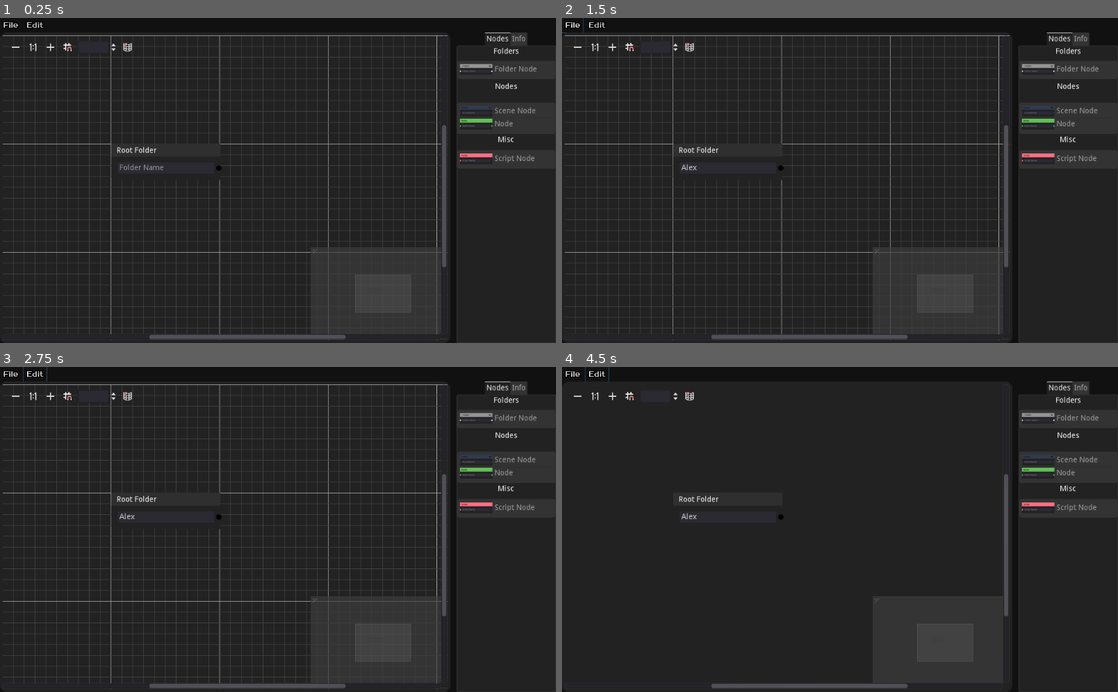
Above: before the commit, frames 1-4 (two rows, left to right).
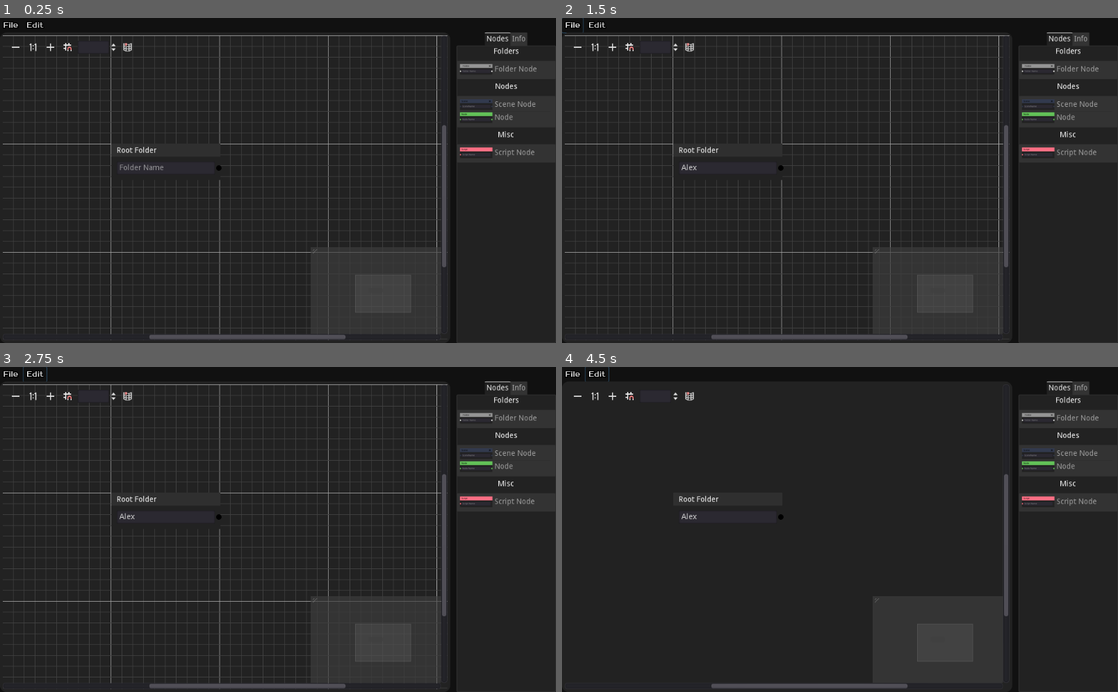
Above: after the commit, the same moments.

Repository: Mercadud/Godot-Project-Planner-Exporter
Game: Godot game, scene res://Scenes/Pages/Main Page.tscn
Two runs of this game, one before a commit and one after it. Both use one fixed random seed, a clock stepped at 60 frames per second and the inputs below.
Inputs (mouse positions are in pixels of both pictures, inside the frame that each line leads up to):
- Up to frame 1 (0.25 s): no input
- Up to frame 2 (1.5 s): click (728, 167) at 0.52 s; type "Alex" at 0.6 s; click "File" at 1.25 s
- Up to frame 3 (2.75 s): click "Edit" at 2 s
- Up to frame 4 (4.5 s): click (578, 396) at 2.75 s; click (612, 396) at 3.5 s; click (628, 396) at 4.25 s

The runs differ from the first frame. In frame 1, 0.8% of the frame differs, in the area x 82-97%, y 25-45%; in frame 2, 0.8%; in frame 3, 0.8%; in frame 4, 0.8%.

Commit message:
Fixed nodes having multiple parents

Diff:
--- a/Scenes/Pages/Main Page.tscn
+++ b/Scenes/Pages/Main Page.tscn
@@ -200,6 +200,7 @@
 margin_top = 65.0
 margin_right = 200.0
 margin_bottom = 162.0
+dragger_visibility = 2
 
 [node name="Nodes" type="Label" parent="Mount/MainWindow/Editor/Select/Nodes/Nodes"]
 margin_right = 200.0
@@ -210,7 +211,7 @@
 valign = 1
 
 [node name="ItemList" type="ItemList" parent="Mount/MainWindow/Editor/Select/Nodes/Nodes"]
-margin_top = 39.0
+margin_top = 27.0
 margin_right = 200.0
 margin_bottom = 97.0
 custom_styles/bg = ExtResource( 9 )
@@ -220,19 +221,21 @@
 [node name="Misc" type="VSplitContainer" parent="Mount/MainWindow/Editor/Select/Nodes"]
 margin_top = 166.0
 margin_right = 200.0
-margin_bottom = 226.0
+margin_bottom = 239.0
+dragger_visibility = 2
 
 [node name="Label" type="Label" parent="Mount/MainWindow/Editor/Select/Nodes/Misc"]
 margin_right = 200.0
-margin_bottom = 14.0
+margin_bottom = 27.0
+custom_styles/normal = SubResource( 7 )
 text = "Misc"
 align = 1
 valign = 1
 
 [node name="ItemList" type="ItemList" parent="Mount/MainWindow/Editor/Select/Nodes/Misc"]
-margin_top = 26.0
-margin_right = 200.0
-margin_bottom = 60.0
+margin_top = 27.0
+margin_right = 200.0
+margin_bottom = 73.0
 custom_styles/bg = ExtResource( 9 )
 items = [ "Script Node", ExtResource( 10 ), false ]
 auto_height = true
--- a/Scenes/nodes/Folder.tscn
+++ b/Scenes/nodes/Folder.tscn
@@ -1,7 +1,8 @@
-[gd_scene load_steps=3 format=2]
+[gd_scene load_steps=4 format=2]
 
 [ext_resource path="res://Themes/Nodes/Folder/Frame.tres" type="StyleBox" id=1]
 [ext_resource path="res://Themes/Nodes/Folder/SelectedFrame.tres" type="StyleBox" id=2]
+[ext_resource path="res://Script/Tree/nodes/Folder.gd" type="Script" id=3]
 
 [node name="Folder" type="GraphNode"]
 anchor_left = 0.5
@@ -23,6 +24,7 @@
 slot/0/right_enabled = true
 slot/0/right_type = 0
 slot/0/right_color = Color( 1, 1, 1, 1 )
+script = ExtResource( 3 )
 __meta__ = {
 "_edit_use_anchors_": false
 }
--- a/Scenes/nodes/Node.tscn
+++ b/Scenes/nodes/Node.tscn
@@ -1,7 +1,8 @@
-[gd_scene load_steps=3 format=2]
+[gd_scene load_steps=4 format=2]
 
 [ext_resource path="res://Themes/Nodes/node/SelectedFrame.tres" type="StyleBox" id=1]
 [ext_resource path="res://Themes/Nodes/node/Frame.tres" type="StyleBox" id=2]
+[ext_resource path="res://Script/Tree/nodes/Node.gd" type="Script" id=3]
 
 [node name="Node" type="GraphNode"]
 margin_left = 6.0
@@ -17,6 +18,7 @@
 slot/0/right_enabled = true
 slot/0/right_type = 0
 slot/0/right_color = Color( 0.388235, 0.760784, 0.34902, 1 )
+script = ExtResource( 3 )
 __meta__ = {
 "_edit_use_anchors_": false
 }
--- a/Scenes/nodes/Scene.tscn
+++ b/Scenes/nodes/Scene.tscn
@@ -1,7 +1,8 @@
-[gd_scene load_steps=3 format=2]
+[gd_scene load_steps=4 format=2]
 
 [ext_resource path="res://Themes/Nodes/Scene/SelectedFrame.tres" type="StyleBox" id=1]
 [ext_resource path="res://Themes/Nodes/Scene/Frame.tres" type="StyleBox" id=2]
+[ext_resource path="res://Script/Tree/nodes/Scene.gd" type="Script" id=3]
 
 [node name="Scene" type="GraphNode"]
 margin_left = 6.0
@@ -18,6 +19,7 @@
 slot/0/right_enabled = true
 slot/0/right_type = 0
 slot/0/right_color = Color( 0.2, 0.231373, 0.309804, 1 )
+script = ExtResource( 3 )
 __meta__ = {
 "_edit_use_anchors_": false
 }
--- a/Script/Tree/editor/GraphEdit.gd
+++ b/Script/Tree/editor/GraphEdit.gd
@@ -7,7 +7,6 @@
 var spawnLoc = Vector2(20,20)
 
 var nodeCount = 1
-
 
 func _ready():
 	pass
@@ -49,27 +48,24 @@
 	print(from)
 	print(to)
 	if "Folder" in from or "RootFolder" in from:
-		if "Script" in to:
-			if checkScriptConnected(to):
+		if !"Node" in to:
+			if !checkConnected(to):
 				connect_node(from, from_slot, to, to_slot)
-		elif !"Node" in to:
-			connect_node(from, from_slot, to, to_slot)
-		else:
-			print(str(from) + " and " + str(to) + " do not connect")
+				return
 	if "Scene" in from or "Node" in from:
-		if "Node" in to or "Scene" in to:
-			connect_node(from, from_slot, to, to_slot)
+		if "Node" in to:
+			if !checkConnected(to):
+				connect_node(from, from_slot, to, to_slot)
+				return
 
 
-func checkScriptConnected(scriptNode):
-	print(str(get_node(scriptNode)))
-	if get_node(scriptNode).connected == false:
-		get_node(scriptNode).connectedToNode()
-		print("connected")
+func checkConnected(node):
+	print(str(get_node(node)))
+	if get_node(node).connected == false:
+		get_node(node).connectedToNode()
+		return false
+	else:
 		return true
-	else:
-		print("can't connect")
-		return false
 
 func _on_GraphEdit_disconnection_request(from, from_slot, to, to_slot):
 	if "Script" in to:
--- /dev/null
+++ b/Script/Tree/nodes/Folder.gd
@@ -0,0 +1,12 @@
+extends GraphNode
+
+var connected = false
+
+func _ready():
+	pass
+
+func connectedToNode():
+	connected = true
+
+func disconnectedFromNode():
+	connected = false
--- /dev/null
+++ b/Script/Tree/nodes/Node.gd
@@ -0,0 +1,12 @@
+extends GraphNode
+
+var connected = false
+
+func _ready():
+	pass
+
+func connectedToNode():
+	connected = true
+
+func disconnectedFromNode():
+	connected = false
--- /dev/null
+++ b/Script/Tree/nodes/Scene.gd
@@ -0,0 +1,12 @@
+extends GraphNode
+
+var connected = false
+
+func _ready():
+	pass
+
+func connectedToNode():
+	connected = true
+
+func disconnectedFromNode():
+	connected = false
--- a/Themes/main/itemLists.tres
+++ b/Themes/main/itemLists.tres
@@ -10,3 +10,4 @@
 corner_radius_top_right = 5
 corner_radius_bottom_right = 5
 corner_radius_bottom_left = 5
+anti_aliasing_size = 5
